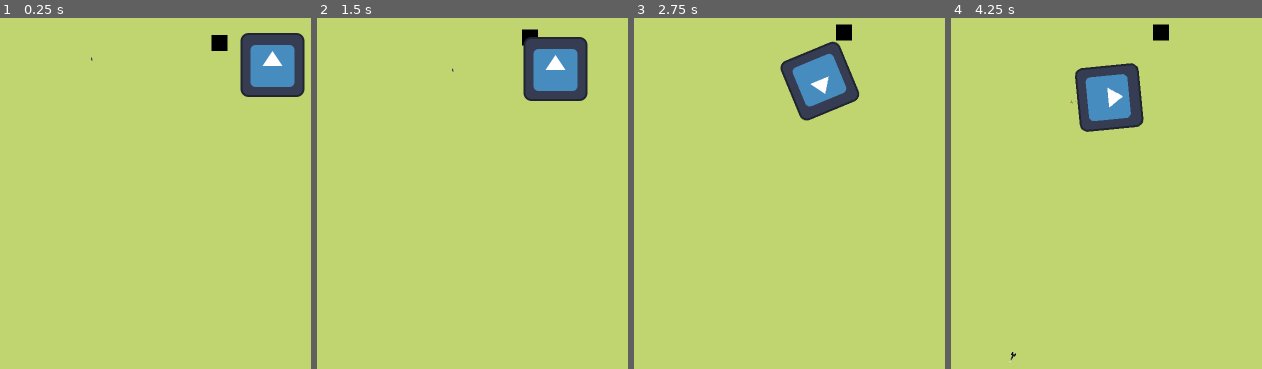
Above: before the commit, frames 1-4 (left to right).
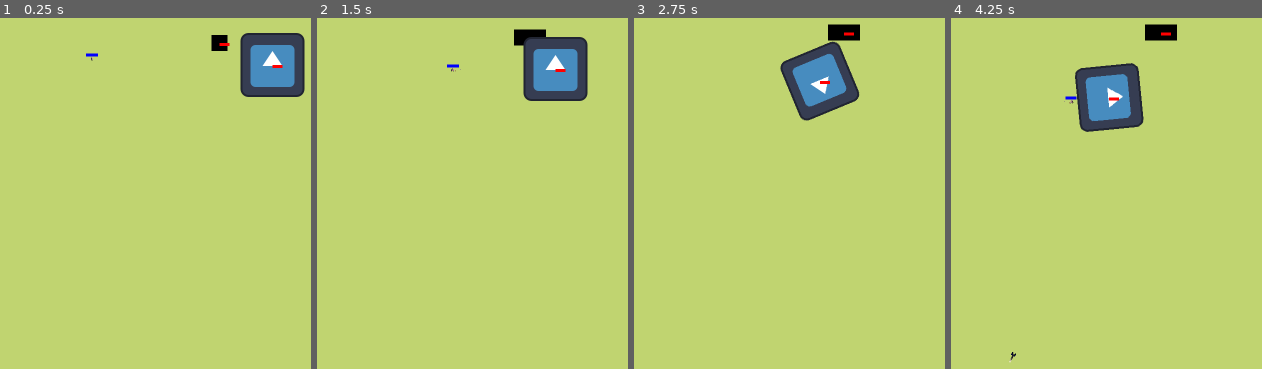
Above: after the commit, the same moments.

Repository: matulai/videojuego-rival-tactics
Game: Godot game, scene res://scenes/TestScene.tscn
Two runs of this game, one before a commit and one after it. Both use one fixed random seed, a clock stepped at 60 frames per second and the inputs below. This scene is started directly instead of the project's main scene. The engine's default icon, where the game draws it, is replaced by a stand-in: a white triangle on a blue panel in a dark square.
Inputs:
- Up to frame 1 (0.25 s): no input
- Up to frame 2 (1.5 s): tap Enter at 0.5 s; hold D (move_right_1) 0.53-1.28 s; tap Space (attack_1) at 0.6 s; hold S (move_down_1) from 1.28 s (still down); tap Keypad 1 (attack_2) at 1.35 s
- Up to frame 3 (2.75 s): release S (move_down_1) at 2.03 s; hold D (move_right_1) from 2.03 s (still down); tap Down (move_down_2) at 2.1 s
- Up to frame 4 (4.25 s): release D (move_right_1) at 2.78 s; hold W (move_up_1) 2.78-3.53 s; tap Left (move_left_2) at 2.85 s; hold A (move_left_1) from 3.53 s (still down); tap Right (move_right_2) at 3.6 s

The runs differ from the first frame. In frame 1, 0.1% of the frame differs, in the area x 27-91%, y 7-15%; in frame 2, 0.3%; in frame 3, 0.3%; in frame 4, 0.4%, in the area x 36-73%, y 1-25%.

Commit message:
Se agrega sonidos y modificaciones en codigo

Diff:
--- a/boss_rival_tactics/characters/AbstractStateMachine.gd
+++ b/boss_rival_tactics/characters/AbstractStateMachine.gd
@@ -92,7 +92,6 @@
 		return
 	current_state._on_animation_finished(anim_name)
 
-
 # Función de cambio de estado
 func _change_state(state_name: String) -> void:
 	if !_active:
--- a/boss_rival_tactics/characters/Character.gd
+++ b/boss_rival_tactics/characters/Character.gd
@@ -8,9 +8,12 @@
 @export var max_hp : int = 20
 @export var hp: int = 2: set = set_hp
 #signal hp_changed(new_hp)
+signal character_hurt()
 
 @onready var sprite: Sprite2D = get_node("Sprite2D")
 @onready var animation_player: AnimationPlayer = get_node("AnimationPlayer")
+@onready var health_bar: ProgressBar = get_node("HealthBar")
+@onready var audio_player: AudioStreamPlayer2D = get_node("AudioStreamPlayer2D")
 
 var move_direction: Vector2 = Vector2.ZERO
 
@@ -20,6 +23,7 @@
 		collision_layer = 1
 	else:
 		collision_layer = 2
+	health_bar.init_health(hp, isTeamOne)
 
 func _physics_process(_delta: float) -> void:
 	move_and_slide()
@@ -27,14 +31,20 @@
 func move() -> void:
 	move_direction = move_direction.normalized()
 	velocity = move_direction * speed
+	update_sprite_direction()
+
+func update_sprite_direction() -> void:
+	if velocity.x < 0:
+		sprite.scale.x = -1
+	elif velocity.x > 0:
+		sprite.scale.x = 1
 
 func take_damage(amount, dir, force) -> void:
 	self.hp -= amount
-	if (hp <= 0):
-		remove()
+	health_bar._set_health(self.hp)
+	emit_signal("character_hurt")
 
 func remove() -> void:
-	GLOBAL.erase_unit_from_an_army(self, isTeamOne)
 	queue_free()
 
 func set_hp(new_hp: int) -> void:
@@ -44,3 +54,18 @@
 func _play_animation(animation: String) -> void:
 	if animation_player.has_animation(animation):
 		animation_player.play(animation)
+
+func play_sound(sound_path: String):
+	var sound = load(sound_path) as AudioStream
+	if sound:
+		audio_player.stream = sound
+		audio_player.play()
+
+func attack_melee_sound():
+	play_sound("res://music_sonds/sword-sound.wav")
+
+func hurt_sound():
+	play_sound("res://music_sonds/male-hurt-sound.wav")
+
+func death_sound():
+	play_sound("res://music_sonds/man-death-scream.wav")
--- a/boss_rival_tactics/characters/Character.tscn
+++ b/boss_rival_tactics/characters/Character.tscn
@@ -1,7 +1,8 @@
-[gd_scene load_steps=3 format=3 uid="uid://ccncik8uh1a2r"]
+[gd_scene load_steps=4 format=3 uid="uid://ccncik8uh1a2r"]
 
 [ext_resource type="Script" path="res://characters/Character.gd" id="1_mligb"]
 [ext_resource type="Script" path="res://characters/AbstractStateMachine.gd" id="2_kge8e"]
+[ext_resource type="PackedScene" uid="uid://cwf57toneqncb" path="res://scenes/HealthBar.tscn" id="3_vyoh1"]
 
 [node name="Character" type="CharacterBody2D"]
 collision_mask = 3
@@ -17,4 +18,8 @@
 
 [node name="CollisionShape2D" type="CollisionShape2D" parent="."]
 
+[node name="HealthBar" parent="." instance=ExtResource("3_vyoh1")]
+
+[node name="AudioStreamPlayer2D" type="AudioStreamPlayer2D" parent="."]
+
 [connection signal="animation_finished" from="AnimationPlayer" to="AbstractStateMachine" method="_on_animation_finished"]
